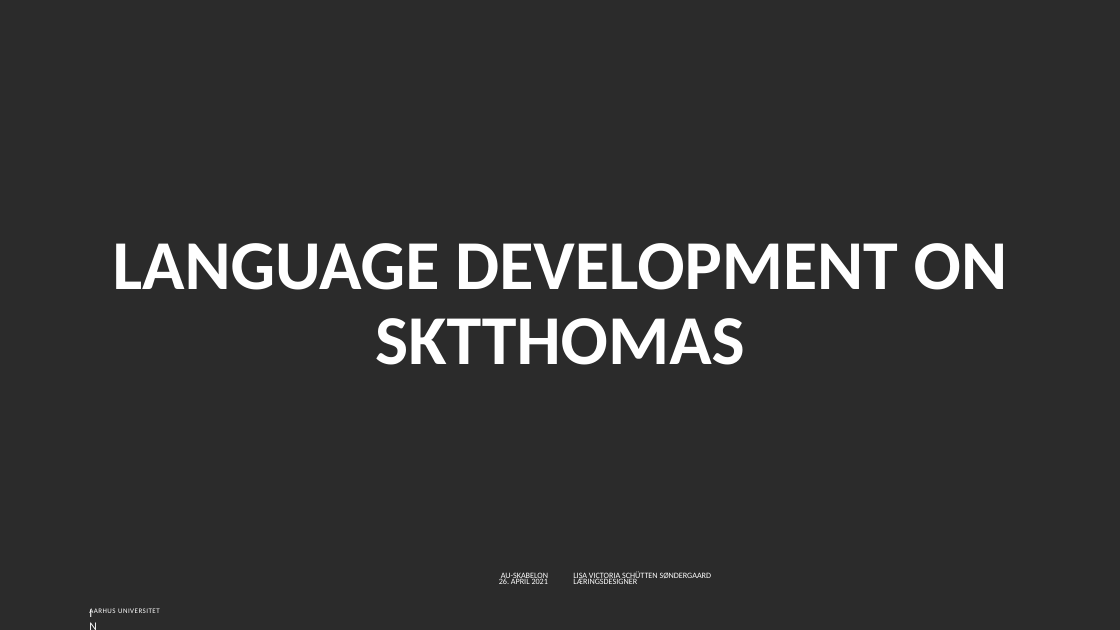
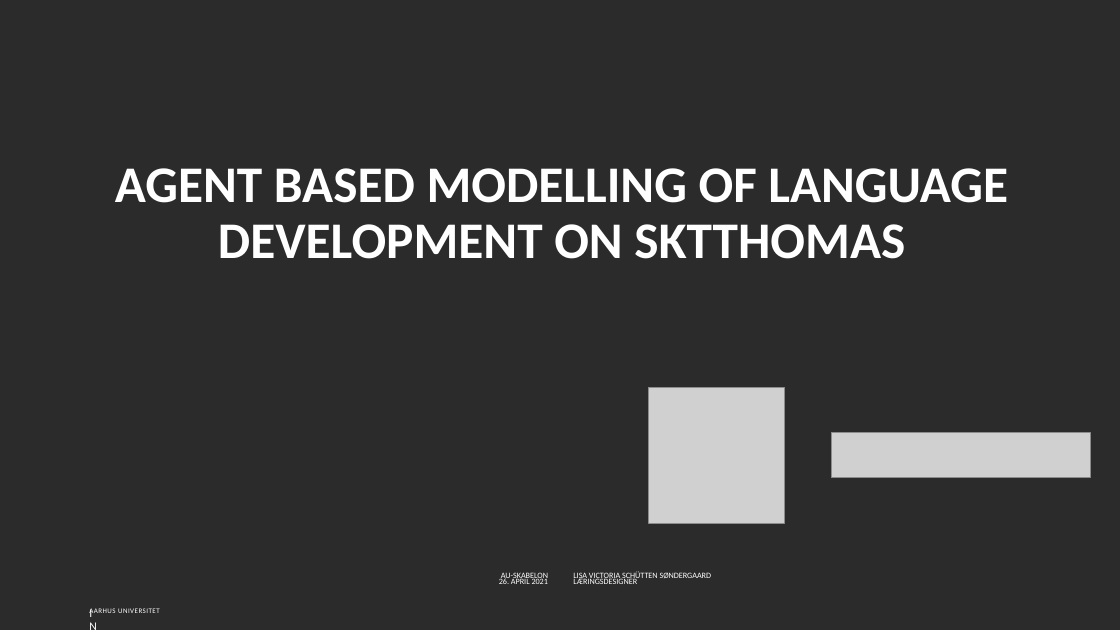
Before and after one commit to arthurhjorth/EDU-IT-modeller, a slide deck: slide 1 of StThomas-PowerPoint-AU.pptx. Drawn at 1120x630 pixels with LibreOffice and Linux fonts; fonts in the diff are those of the drawing; grey boxes stand for pictures; background and template pictures are left out; a plain dark background stands for a picture behind light text. Boxes give left, top, right and bottom in pixels: in the first picture for what was removed or moved away, otherwise in the second. Text is boxed around its words. In the diff, an @@ line names an element or a change of style, - is before the commit and + after.

Commit message:
pptx upload

```diff
--- a/StThomas-PowerPoint-AU.pptx
+++ b/StThomas-PowerPoint-AU.pptx
@@ title at (115, 168, 1008, 259): text changed; size 60 to 44 pt @@
-LANGUAGE DEVELOPMENT ON SKTTHOMAS
+AGENT BASED MODELLING OF LANGUAGE DEVELOPMENT ON SKTTHOMAS
@@ picture added at (649, 387, 785, 523) @@
@@ picture added at (831, 433, 1090, 478) @@
```
Also in this commit, not shown: 4 slides added, 5 slides removed, 1 other file.
